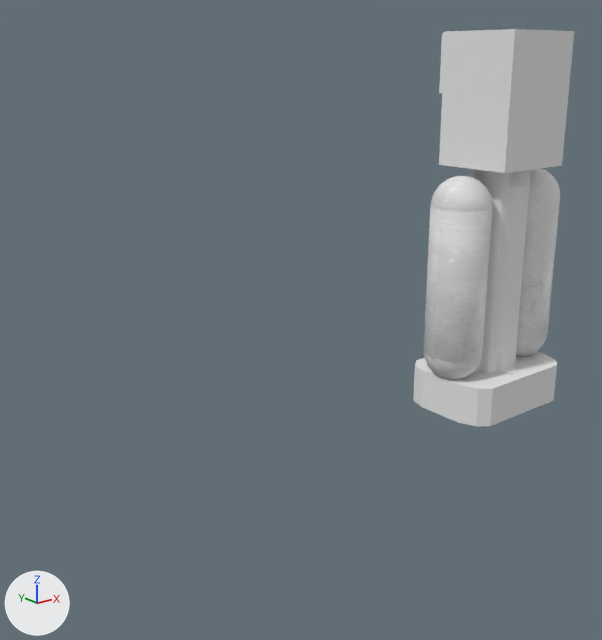
An edit to the Blender file Assets/homestead/models/chargerpad.blend, drawn before and after from the same camera.
Rendered twice from a camera (50 mm lens) standing at (-1.904, -1.492, 0.869) and looking at (-0.614, 0.119, 0.225). Lighting does not change. The marker at lower left points along +X, +Y and +Z.

Objects in the first picture: 'Cylinder', 'charger', 'chargerBase'.
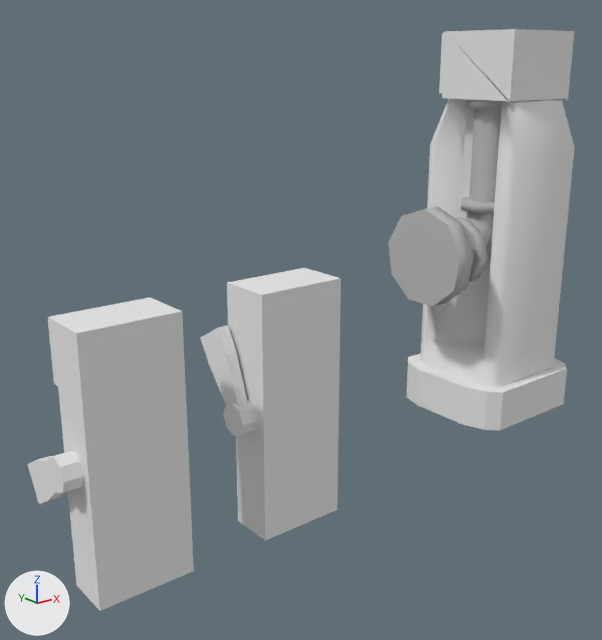
Patch to the scene script:
```diff
--- a/Assets/homestead/models/chargerpad.blend.py
+++ b/Assets/homestead/models/chargerpad.blend.py
@@ me_cube @@
-me_cube.from_pydata(...)  # 144 vertices, 100 faces; spans x -0.125..0.125, y -0.15..0.09, z -0.786..0.153
+me_cube.from_pydata(...)  # 112 vertices, 85 faces; spans x -0.149..0.149, y -0.184..0.115, z -0.896..0.153
+# me_cube part 1: the loose piece of 12 vertices spanning x -0.032..0.032, y -0.146..-0.099, z -0.786..-0.733 is scaled about its middle by (1.21, 1.21, 1), then moved by (0.0, -0.019, 0.0)
+# me_cube part 2: a new loose piece of 44 vertices spanning x -0.149..0.149, y -0.184..0.115, z -0.896..-0.021, in mat_material (its picture is missing)
+# me_cube part 3: the loose piece of 32 vertices spanning x -0.065..0.065, y -0.099..0.031, z -0.786..-0.199 is deleted
+# me_cube part 4: the loose piece of 12 vertices spanning x -0.032..0.032, y -0.146..-0.099, z -0.252..-0.199 is deleted
+# me_cube part 5: the loose piece of 12 vertices spanning x -0.111..-0.065, y -0.067..-0.002, z -0.252..-0.199 is deleted
+# me_cube part 6: 4 vertices removed from x -0.125..0.125, y -0.15..0.079, z -0.2; 8 vertices added at x -0.125..0.125, y -0.15..0.09, z -0.02..0.118
 me_cube.materials.append(mat_material)
@@ me_cube_003 @@
 # used by ob_chargerbase; parent = ob_charger; location = (0.0, -0.00099, -0.0334); scale = (1.18, 1.72, 1.0)
-me_cube_003.from_pydata(...)  # 32 vertices, 30 faces; spans x -0.17..0.17, y -0.084..0.084, z -0.08..0.034
+me_cube_003.from_pydata(...)  # 96 vertices, 62 faces; spans x -0.17..0.17, y -0.105..0.105, z -0.08..0.808
+# me_cube_003 part 7: the whole mesh is rebuilt
 me_cube_003.materials.append(mat_material)
@@ ob_unpoweredcabinet @@
 ob_unpoweredcabinet.location = (-0.998, 0.0, 0.0)
-ob_unpoweredcabinet.hide_viewport = True
@@ ob_poweredcabinet @@
 ob_poweredcabinet.location = (-0.53, 0.0, 0.0)
-ob_poweredcabinet.hide_viewport = True
@@ ob_cylinder @@
-ob_cylinder = bpy.data.objects.new('Cylinder', me_cylinder)
@@ ob_pipe @@
+ob_pipe = bpy.data.objects.new('pipe', me_cylinder_010)  # 153 vertices, 106 faces; spans x -0.247..0.808, y -0.521..0.09, z -0.259..0.259; in mat_metal_1_001 (its picture is missing), mat_metal_1 (its picture is missing)
+ob_pipe.parent = ob_charger
+ob_pipe.location = (-0.254, -0.00157, 0.365)
+ob_pipe.rotation_euler = (1.571, -1.571, 0.0)  # degrees (90, -90, 0)
+ob_pipe.scale = (0.5, 0.5, 0.5)
@@ ob_socket @@
+ob_socket = bpy.data.objects.new('socket', me_cube_004)  # 136 vertices, 104 faces; spans x -1.0..1.93, y -1.0..1.0, z -1.0..1.0; in mat_gas_diffuse_jpg (picture img_gas_diffuse_jpg)
+ob_socket.parent = ob_charger
+ob_socket.location = (0.126, 0.0, 0.19)
+ob_socket.scale = (0.071, 0.071, 0.071)
```

Changed parts and their boxes (x1, y1, x2, y2) in the pictures (602 x 640 px; the box of a moved part takes in the faces that stretch with it):
'charger', reshaped
    before: (439, 29, 574, 374)
    after: (420, 29, 574, 387)
'unpoweredCabinet', shown
    after: (28, 297, 194, 611)
'poweredCabinet', shown
    after: (200, 268, 341, 540)
'Cylinder', deleted
    before: (424, 168, 560, 379)
'pipe', added
    after: (388, 99, 502, 306)
    faces in mat_metal_1_001 (its picture is missing): (388, 207, 474, 306)
    faces in mat_metal_1 (its picture is missing): (457, 99, 502, 283)
'chargerBase', reshaped
    before: (413, 352, 557, 426)
    after: (406, 353, 567, 430)
part 1 of me_cube, moved or reshaped (not visible afterwards)
    before: (496, 349, 519, 374)
part 2 of me_cube, added
    after: (420, 99, 574, 387)
part 3 of me_cube, deleted
    before: (468, 169, 531, 373)
part 4 of me_cube, deleted
    before: (510, 169, 536, 188)
part 5 of me_cube, deleted
    before: (471, 169, 494, 187)
part 6 of me_cube, moved or reshaped
    before: (439, 29, 568, 173)
    after: (442, 29, 564, 103)
